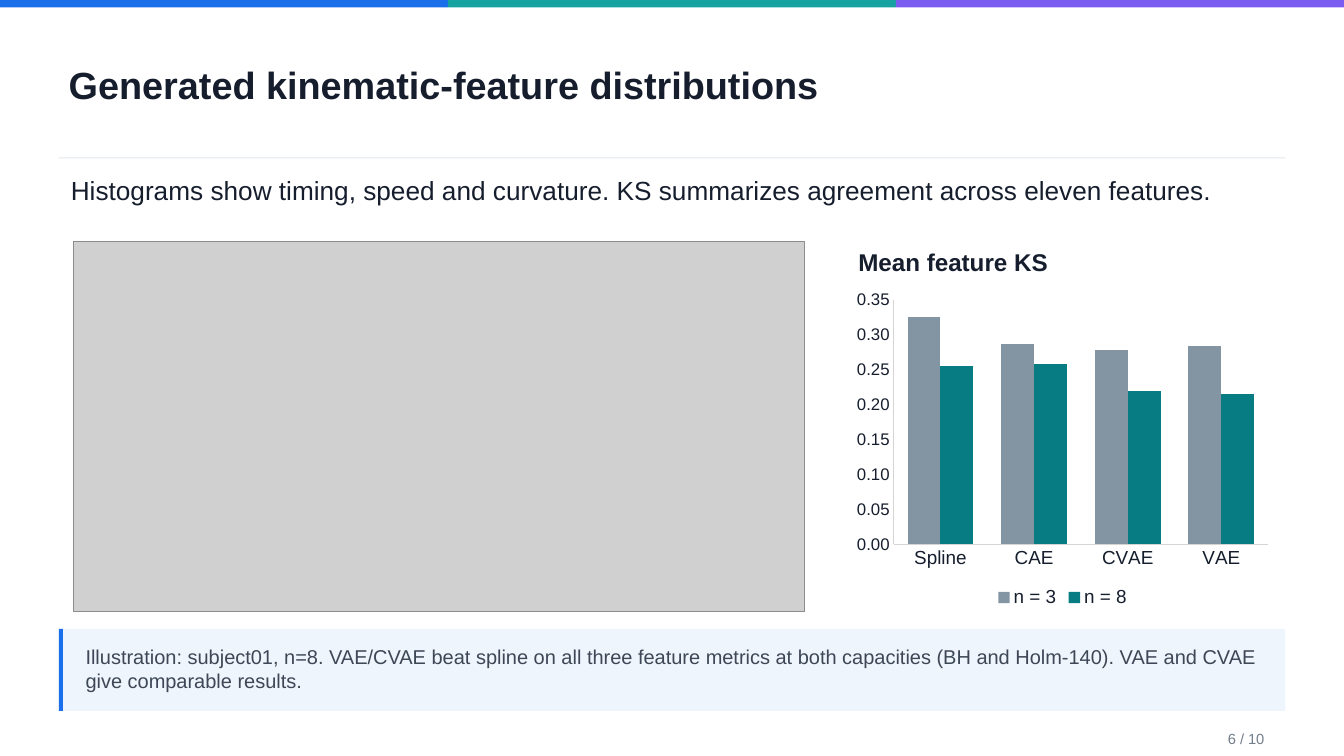
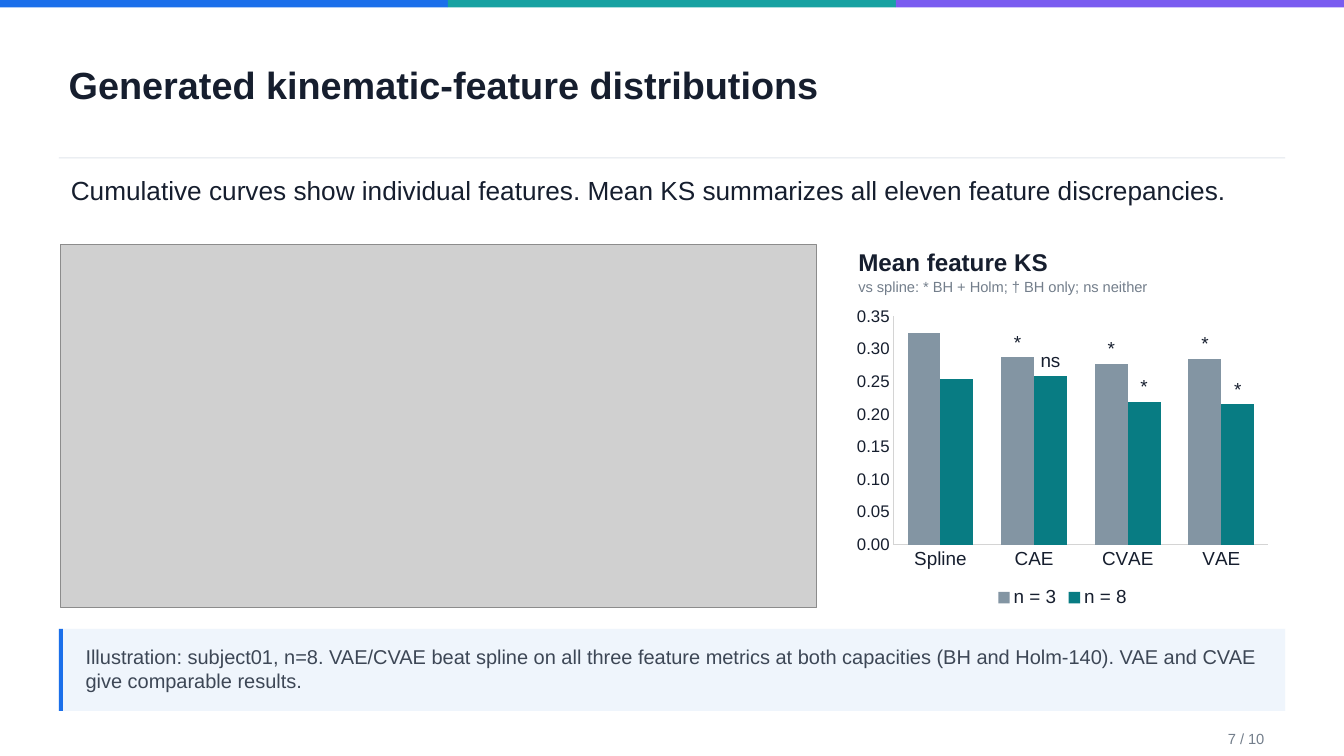
Before and after one commit to pazflashner/interception-movements-dl, a slide deck: slide 7 of production/Interception_Movements_Course_Presentation.pptx (slide 6 before the commit). Drawn at 1344x756 pixels with LibreOffice and Linux fonts; fonts in the diff are those of the drawing; grey boxes stand for pictures. Boxes give left, top, right and bottom in pixels: in the first picture for what was removed or moved away, otherwise in the second. Text is boxed around its words. In the diff, an @@ line names an element or a change of style, - is before the commit and + after.

```diff
--- a/production/Interception_Movements_Course_Presentation.pptx
+++ b/production/Interception_Movements_Course_Presentation.pptx
@@ text at (71,181,1225,206): text changed @@
-Histograms show timing, speed and curvature. KS summarizes agreement across eleven features.
+Cumulative curves show individual features. Mean KS summarizes all eleven feature discrepancies.
@@ picture: place and size @@
-picture at (74,242,805,612)
+picture at (60,245,817,608)
@@ text added at (858,281,1148,295), 10.5 pt, text #737E8B @@
+vs spline: * BH + Holm; † BH only; ns neither
@@ column chart at (849,301,1277,612) @@
@@ data labels of n = 3 added @@
@@ data labels of n = 8 added @@
@@ column chart: place and size @@
-column chart at (849,284,1277,612)
+column chart at (849,301,1277,612)
@@ text at (1228,734,1264,744): text changed @@
-6 / 10
+7 / 10
```
Also in this commit, not shown: 5 other slides changed, 2 slides added, 2 slides removed, 15 other files.
